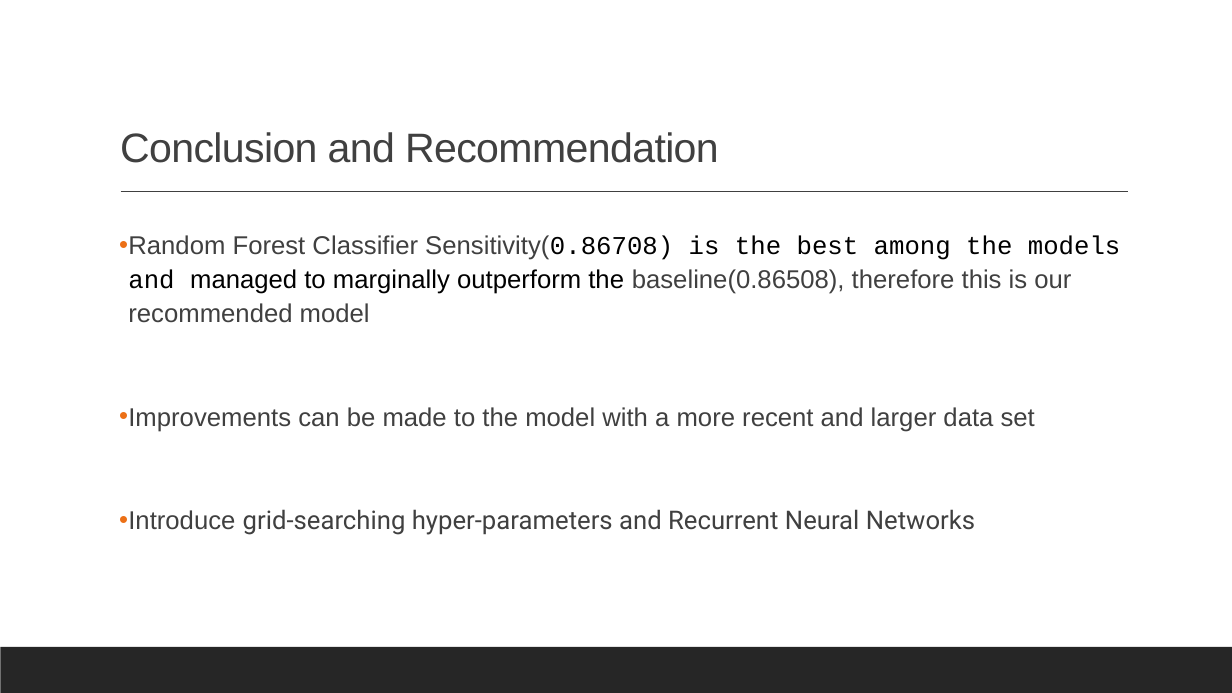
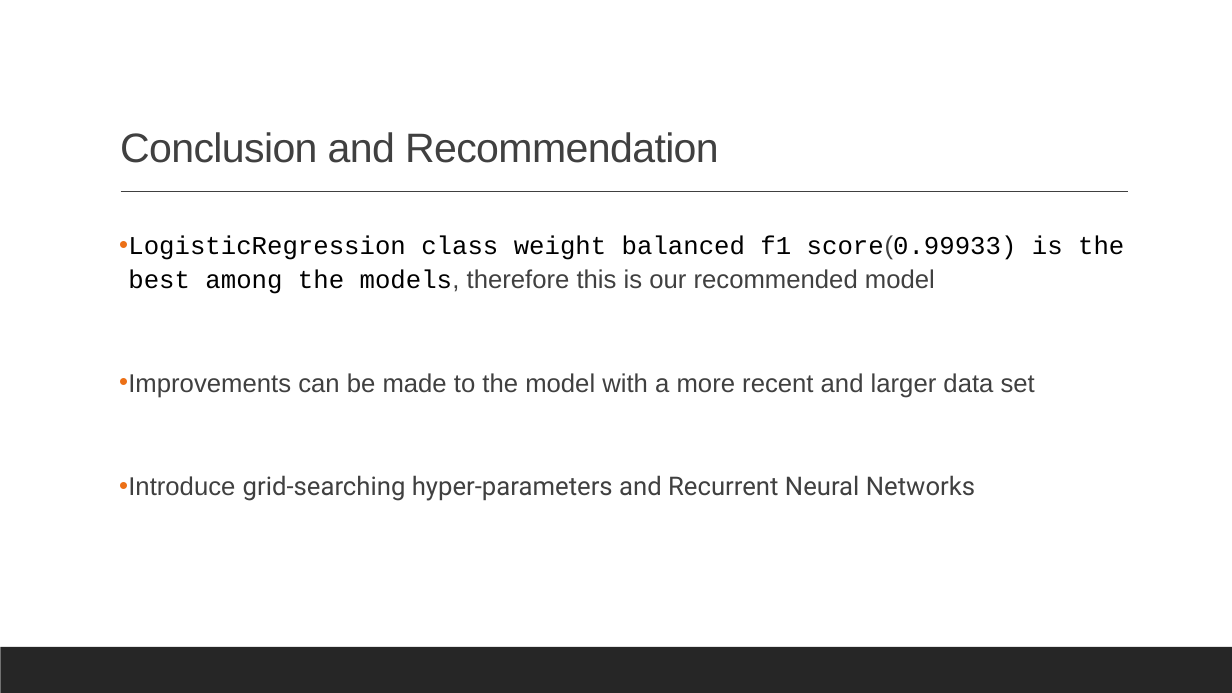
Before and after one commit to Choc91/General-Assembly-Capstone, a slide deck: slide 7 of Credit Risk Capstone Project.pptx. Drawn at 1232x693 pixels with LibreOffice and Linux fonts; fonts in the diff are those of the drawing. Boxes give left, top, right and bottom in pixels: in the first picture for what was removed or moved away, otherwise in the second. Text is boxed around its words. In the diff, an @@ line names an element or a change of style, - is before the commit and + after.

```diff
--- a/Credit Risk Capstone Project.pptx
+++ b/Credit Risk Capstone Project.pptx
@@ text at box(128, 235, 1124, 294): text changed; font Arial to Courier New; text colour #404040 to #000000 @@
-• Random Forest Classifier Sensitivity(0.86708) is the best among the models and managed to marginally outperform the baseline(0.86508), therefore this is our recommended model
+• LogisticRegression class weight balanced f1 score(0.99933) is the best among the models, therefore this is our recommended model
```
Also in this commit, not shown: 4 other slides changed.
